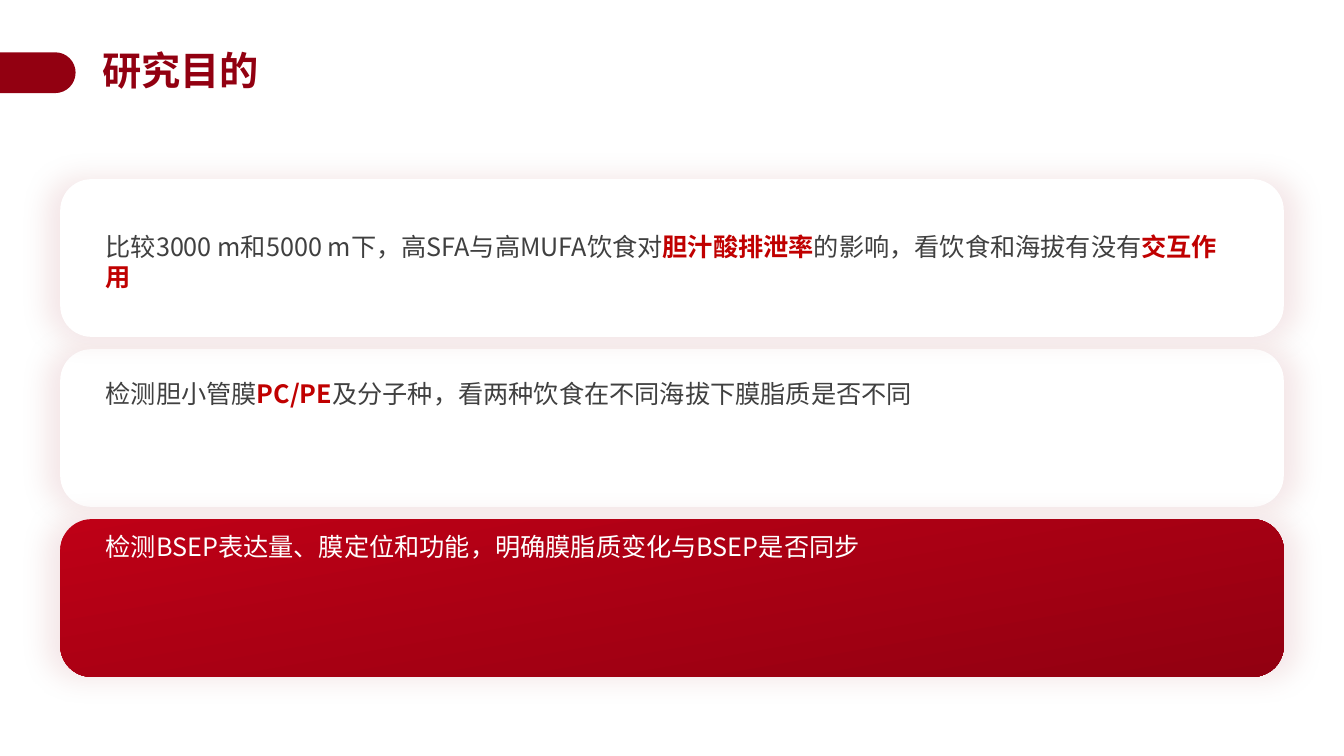
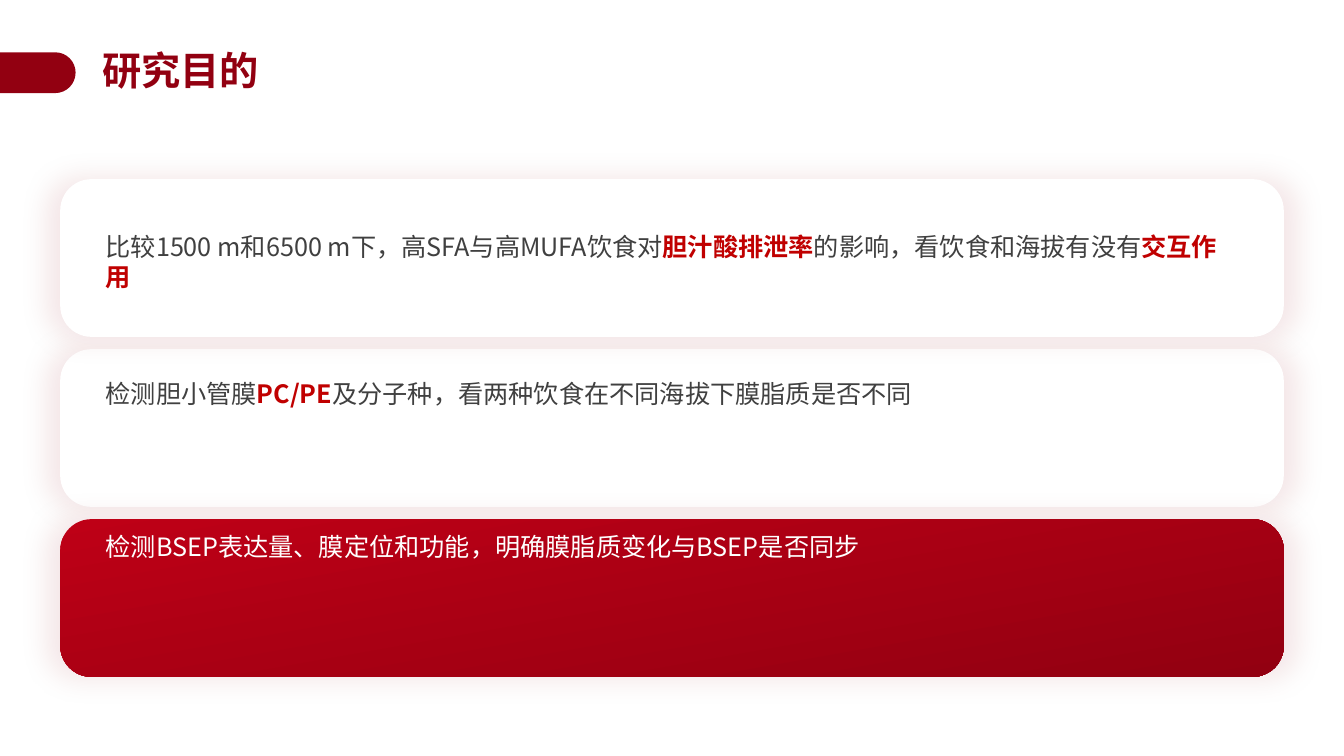
Before and after one commit to a854589274-afk/1, a slide deck: slide 14 of 开题答辩PPT_BSEP高原低压低氧.pptx. Drawn at 1344x756 pixels with LibreOffice and Linux fonts; fonts in the diff are those of the drawing; background and template pictures are left out. Boxes give left, top, right and bottom in pixels: in the first picture for what was removed or moved away, otherwise in the second. Text is boxed around its words. In the diff, an @@ line names an element or a change of style, - is before the commit and + after.

```diff
--- a/开题答辩PPT_BSEP高原低压低氧.pptx
+++ b/开题答辩PPT_BSEP高原低压低氧.pptx
@@ text at <box>106,234,1217,288</box>: text changed @@
-比较3000 m和5000 m下，高SFA与高MUFA饮食对胆汁酸排泄率的影响，看饮食和海拔有没有交互作用
+比较1500 m和6500 m下，高SFA与高MUFA饮食对胆汁酸排泄率的影响，看饮食和海拔有没有交互作用
```
Also in this commit, not shown: 7 other slides changed.
